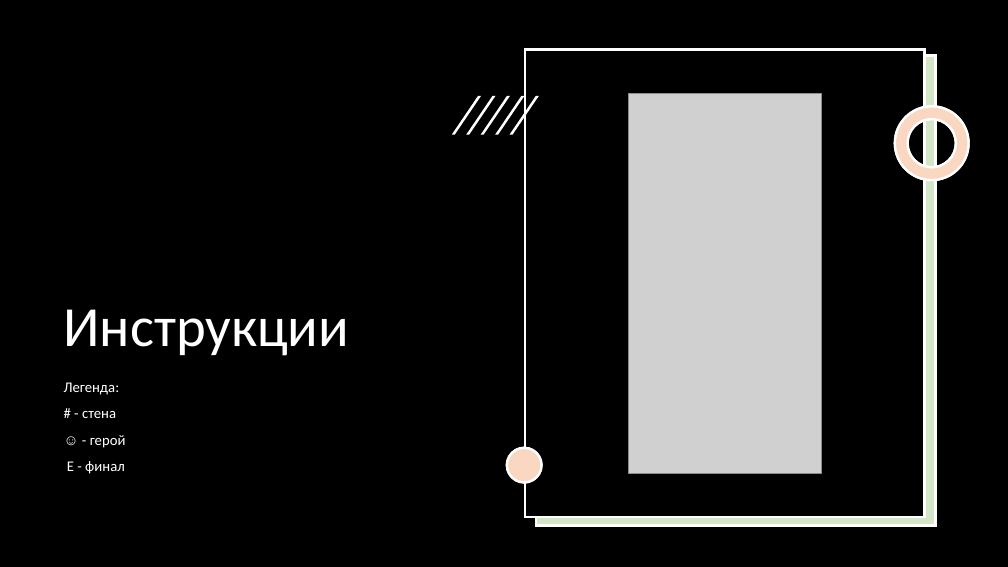
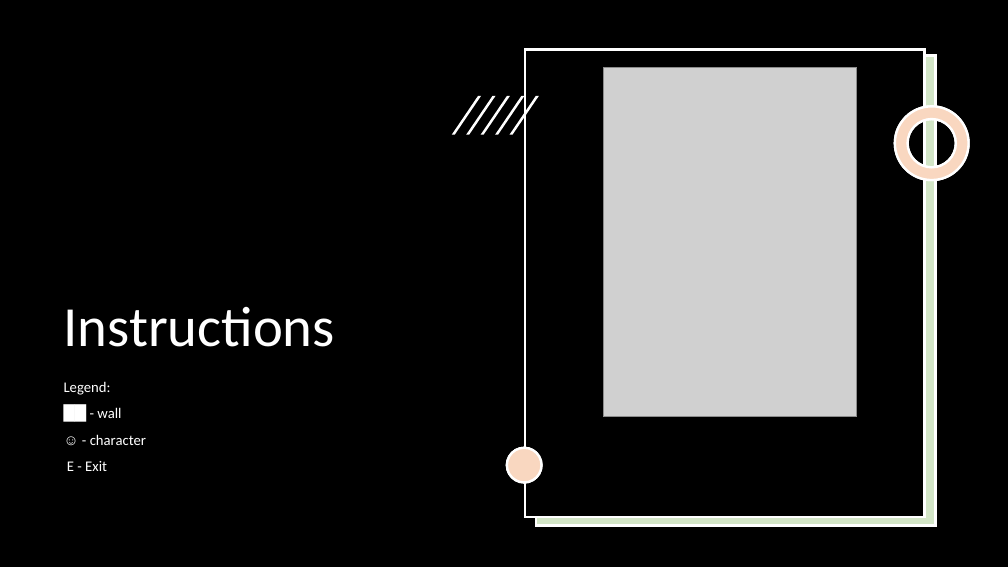
Before and after one commit to MVBoshev/TheCoders, a slide deck: slide 4 of Presentation and Documentation/The Coders - Presentation.pptx (slide 3 before the commit). Drawn at 1008x567 pixels with LibreOffice and Linux fonts; fonts in the diff are those of the drawing; grey boxes stand for pictures. Boxes give left, top, right and bottom in pixels: in the first picture for what was removed or moved away, otherwise in the second. Text is boxed around its words. In the diff, an @@ line names an element or a change of style, - is before the commit and + after.

```diff
--- a/Presentation and Documentation/The Coders - Presentation.pptx
+++ b/Presentation and Documentation/The Coders - Presentation.pptx
@@ picture: place and size @@
-picture at (628,93,821,473)
+picture at (603,67,857,417)
@@ title at (64,307,335,347): text changed @@
-Инструкции
+Instructions
@@ subtitle at (64,381,146,471): text changed @@
-Легенда:
-# - стена
-☺ - герой
-E - финал
+Legend:
+██ - wall
+☺ - character
+E - Exit
```
Also in this commit, not shown: 4 other slides changed, 2 slides added, 2 slides removed.
